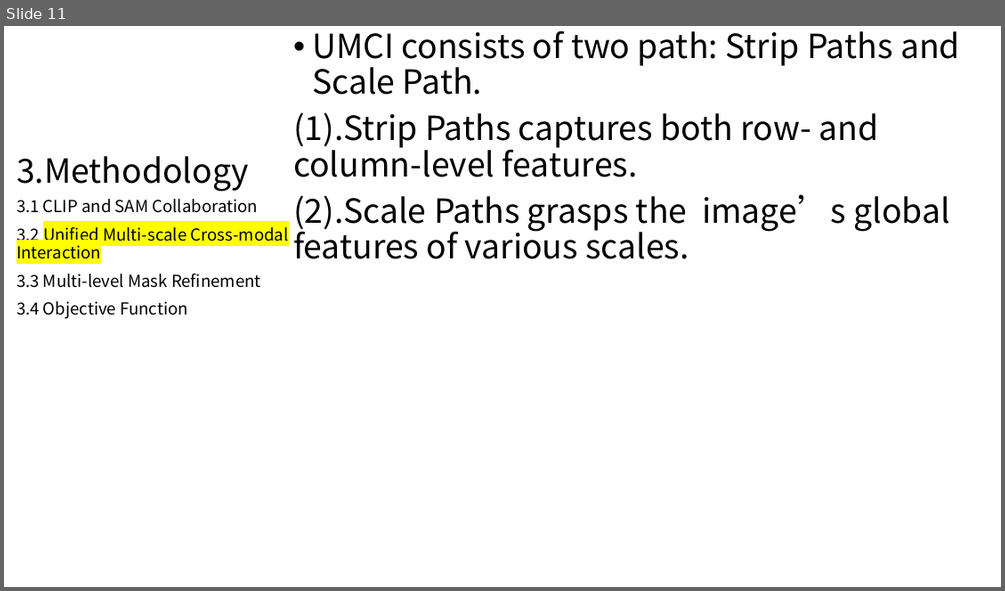
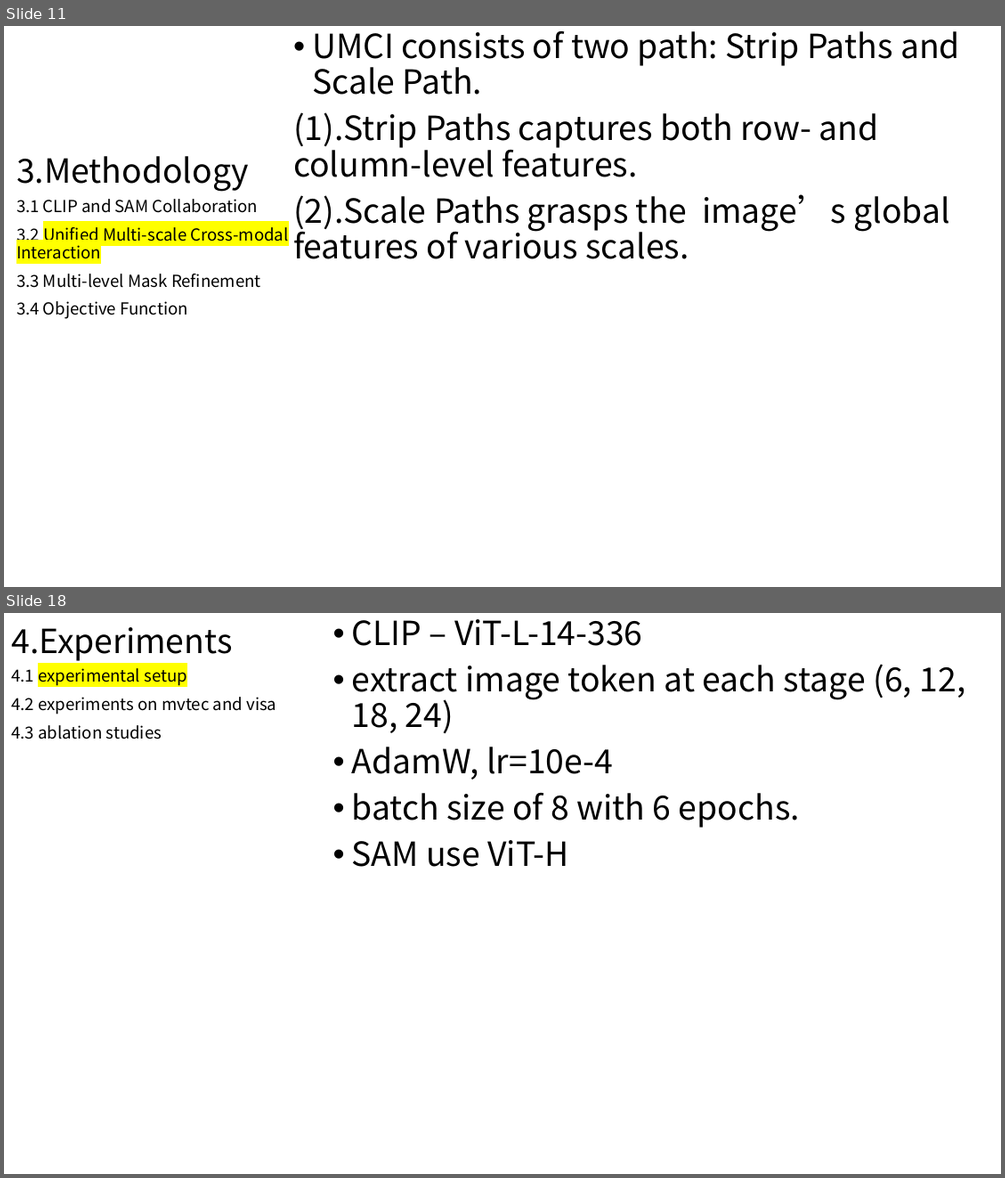
Before and after one commit to wushengxin2012/fileRepository, a slide deck: SAM-CLIP-2401.12665v2.pptx. Shown one above the other, each under a label of ours: slide 11 before the commit, slides 11 and 18 after it; the slides between them are not shown. The pictures are 1005x591 and 1005x1178 pixels, drawn with LibreOffice and Linux fonts; fonts in the diff are those of the drawing. Boxes give left, top, right and bottom in pixels: in the first picture for what was removed or moved away, otherwise in the second. Text is boxed around its words. In the diff, an @@ line names an element or a change of style, - is before the commit and + after.

```diff
--- a/SAM-CLIP-2401.12665v2.pptx
+++ b/SAM-CLIP-2401.12665v2.pptx
@@ slide 18 added at bbox=[4, 613, 1001, 1174], background #FFFFFF @@
@@ title added at bbox=[11, 627, 232, 661], 32 pt, text #000000 @@
+4.Experiments
@@ text added at bbox=[352, 619, 966, 867], 32 pt, text #000000 @@
+• CLIP – ViT-L-14-336
+• extract image token at each stage (6, 12, 18, 24)
+• AdamW, lr=10e-4
+• batch size of 8 with 6 epochs.
+• SAM use ViT-H
@@ text added at bbox=[11, 668, 276, 739], 16 pt, text #000000 @@
+4.1 experimental setup
+4.2 experiments on mvtec and visa
+4.3 ablation studies
```
Also in this commit, not shown: 1 slide changed, 7 other slides added, 2 other files.
